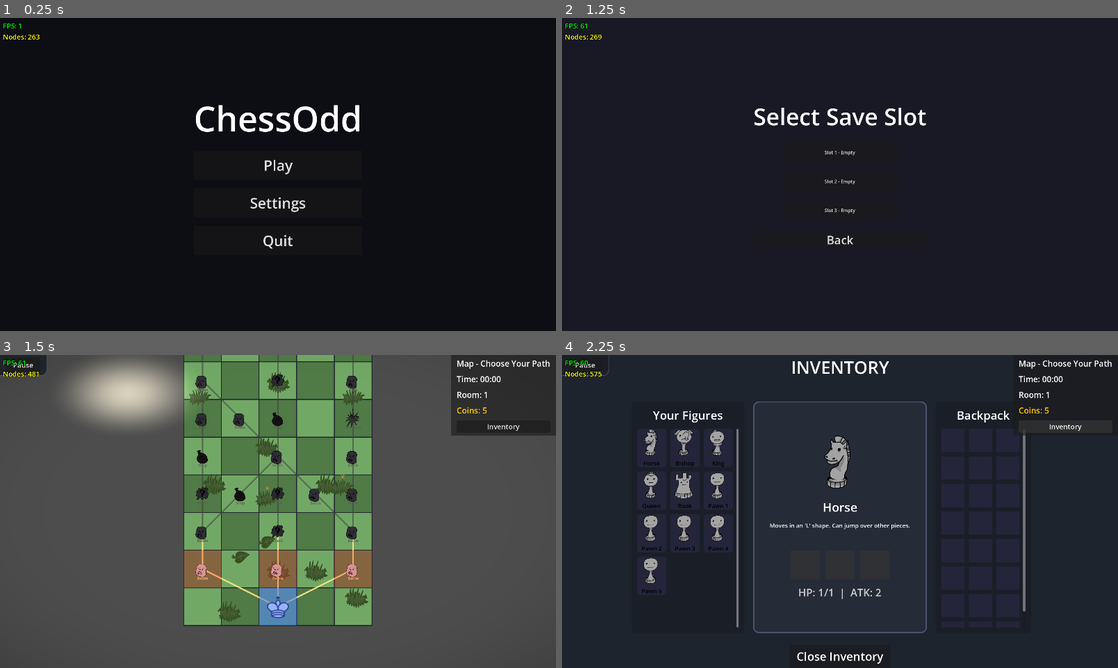
Above: before the commit, frames 1-4 (two rows, left to right).
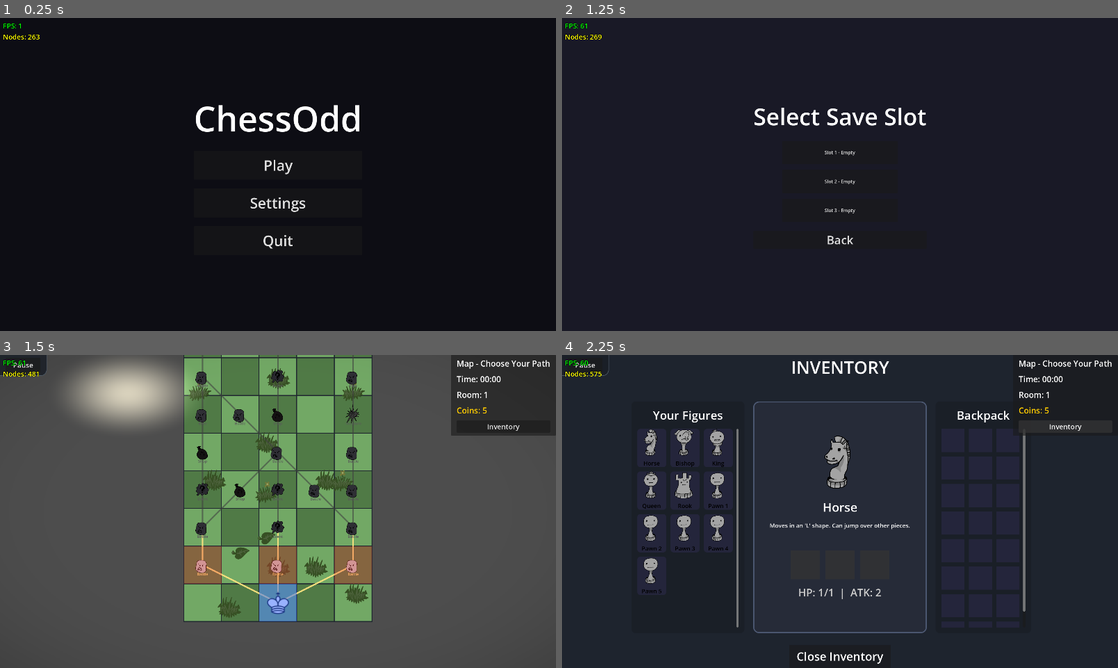
Above: after the commit, the same moments.

Repository: VAXVORTEX/Chessodd
Game: Godot game, scene res://Main.tscn
Two runs of this game, one before a commit and one after it. Both use one fixed random seed, a clock stepped at 60 frames per second and the inputs below.
Inputs:
- Up to frame 1 (0.25 s): no input
- Up to frame 2 (1.25 s): click "Play" at 0.5 s
- Up to frame 3 (1.5 s): click "Slot 1 - Empty" at 1.25 s
- Up to frame 4 (2.25 s): click "Inventory" at 2 s

Frames 1-2 are identical in both runs. In frame 3, 7.4% of the frame differs, in the area x 33-67%, y 0-87%; in frame 4, nothing differs.

Commit message:
fix: map scroll camera lock on high res screens, and move graveyard panel inside right HUD vbox

Diff:
--- a/Main.gd
+++ b/Main.gd
@@ -683,11 +683,15 @@
 		container.add_child(tex_rect)
 
 func update_graveyard_ui():
-	if graveyard_panel: graveyard_panel.show()
 	if graveyard_container:
 		populate_gy_container(graveyard_container, graveyard)
 	if enemy_graveyard_container:
 		populate_gy_container(enemy_graveyard_container, enemy_graveyard)
+	if graveyard_panel:
+		if graveyard.is_empty() and enemy_graveyard.is_empty():
+			graveyard_panel.hide()
+		else:
+			graveyard_panel.show()
 
 func update_ui():
 	coins_label.text = "Coins: %d" % coins
@@ -2609,12 +2613,18 @@
 
 	var screen_h = get_window().size.y
 	# We want the current node to be centered roughly in the middle of the screen height.
-	var target_y = (screen_h * 0.8) - BOARD_OFFSET.y - (current_y * CELL_SIZE_V.y)
+	var target_y = (screen_h * 0.5) - BOARD_OFFSET.y - (current_y * CELL_SIZE_V.y)
 
 	# Clamp scrolling so it doesn't reveal empty space outside the map bounds
 	var max_y = 100.0 # Don't pull the top edge down too much
-	var min_y = screen_h - BOARD_OFFSET.y - (MAP_ROWS * CELL_SIZE_V.y) - 100.0
-	target_y = clamp(target_y, min_y, max_y)
+	var map_height = MAP_ROWS * CELL_SIZE_V.y
+	var min_y = screen_h - BOARD_OFFSET.y - map_height - 100.0
+
+	if min_y > max_y:
+		# Screen is taller than the entire map. Center the map vertically.
+		target_y = (screen_h - map_height) / 2.0 - BOARD_OFFSET.y
+	else:
+		target_y = clamp(target_y, min_y, max_y)
 
 	var target_pos = Vector2(BOARD_OFFSET.x, target_y)
 
--- a/scripts/UIBuilder.gd
+++ b/scripts/UIBuilder.gd
@@ -730,11 +730,9 @@
 	g_style.border_width_left = 4
 	g_style.border_color = Color(0.3, 0.35, 0.4)
 	main.graveyard_panel.add_theme_stylebox_override("panel", g_style)
-	main.graveyard_panel.set_anchors_preset(Control.PRESET_TOP_RIGHT)
-	main.graveyard_panel.grow_horizontal = Control.GROW_DIRECTION_BEGIN
-	main.graveyard_panel.position = Vector2(1920 - 350, 160)
-	main.graveyard_panel.custom_minimum_size = Vector2(350, 600)
-	main.ui_layer.add_child(main.graveyard_panel)
+	main.graveyard_panel.custom_minimum_size = Vector2(0, 400)
+	main.graveyard_panel.hide()
+	right_vbox.add_child(main.graveyard_panel)
 
 	var gy_vbox = VBoxContainer.new()
 	gy_vbox.add_theme_constant_override("separation", 10)
